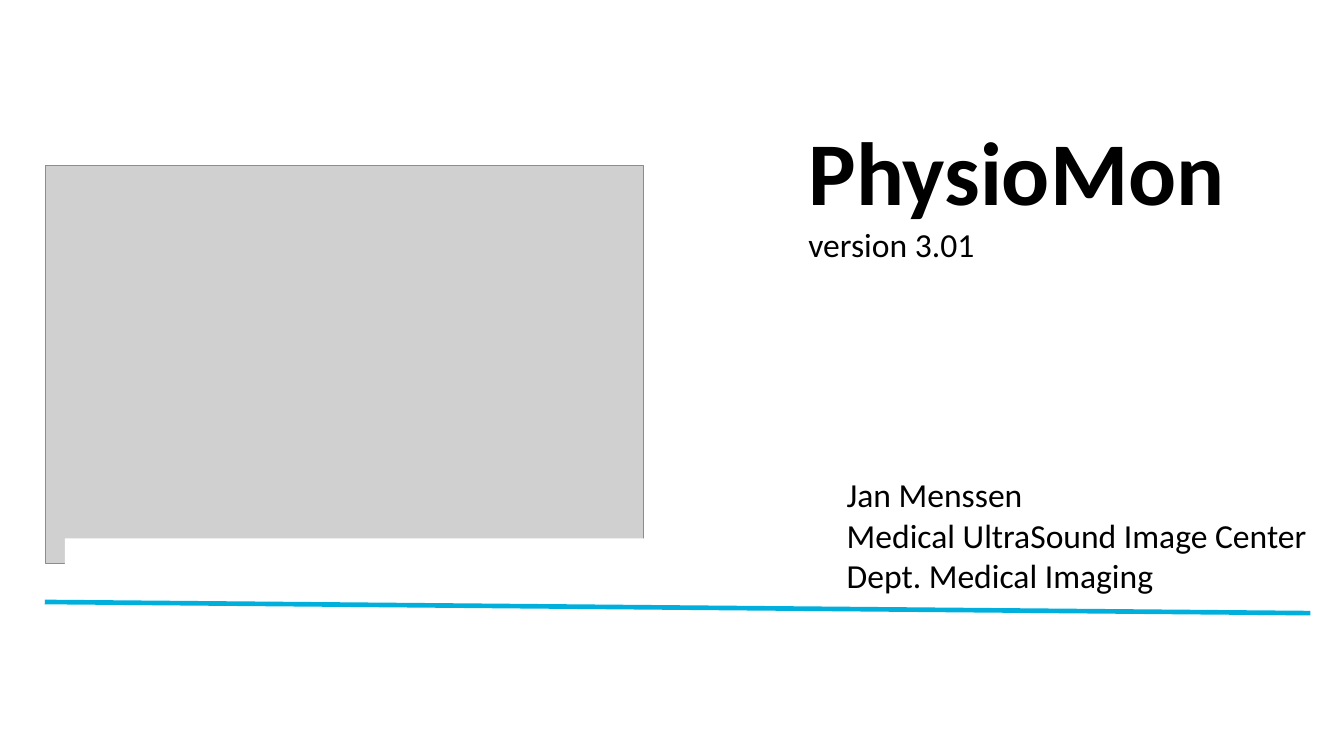
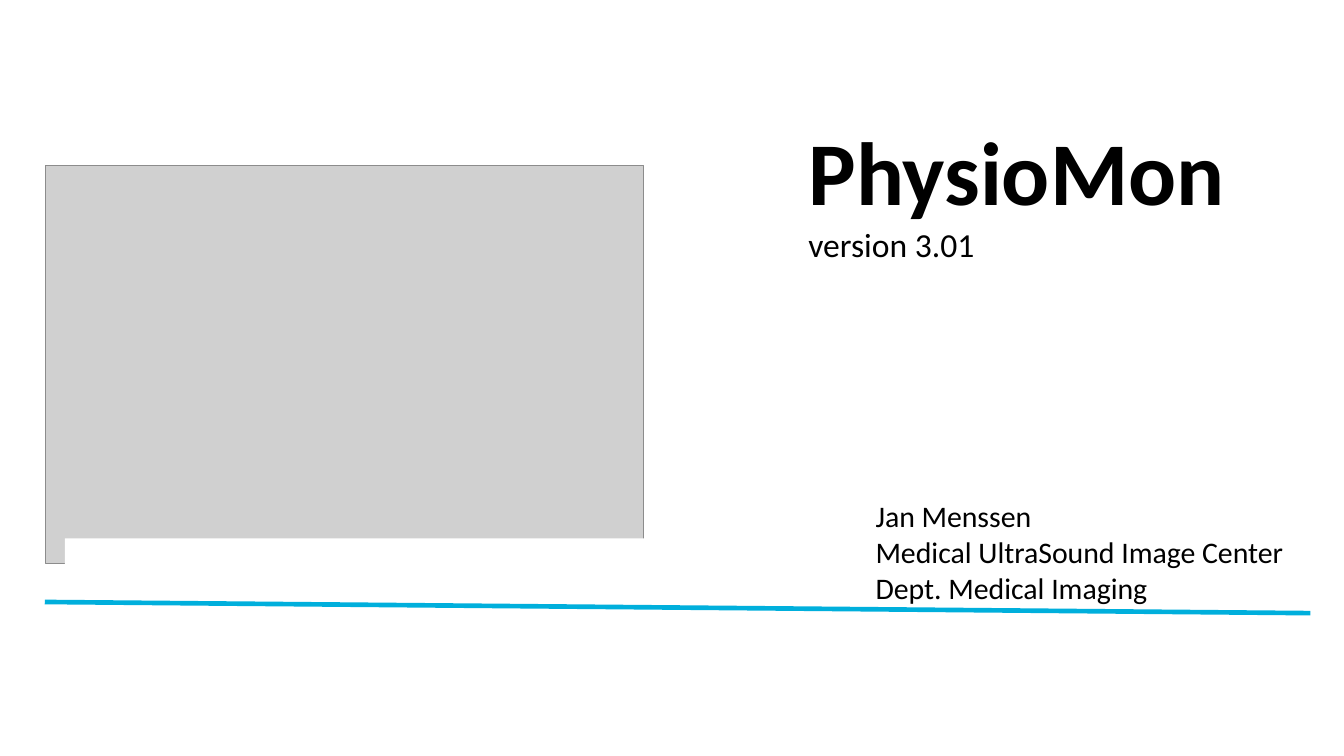
Before and after one commit to JanMenssen/2023-physiomon, a slide deck: slide 1 of 2024 splash screen.pptx. Drawn at 1344x756 pixels with LibreOffice and Linux fonts; fonts in the diff are those of the drawing; grey boxes stand for pictures; background and template pictures are left out. Boxes give left, top, right and bottom in pixels: in the first picture for what was removed or moved away, otherwise in the second. Text is boxed around its words. In the diff, an @@ line names an element or a change of style, - is before the commit and + after.

```diff
--- a/2024 splash screen.pptx
+++ b/2024 splash screen.pptx
@@ text "Jan Menssen": place and size @@
-text "Jan Menssen" at (847, 485, 1306, 594)
+text "Jan Menssen" at (876, 508, 1283, 604)
@@ text "Jan Menssen" at (876, 508, 1283, 604): size 18 to 16 pt @@
```
Also in this commit, not shown: 8 other files.
